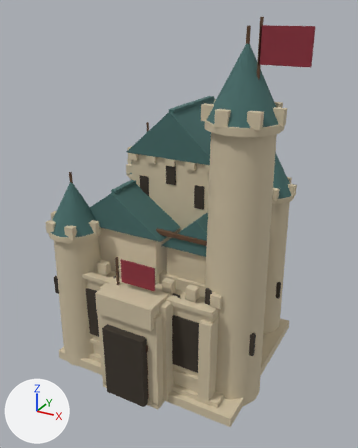
The glTF model assets/settlement3d/runtime/buildings/civic_castle.gltf as it was, and as the next commit left it.
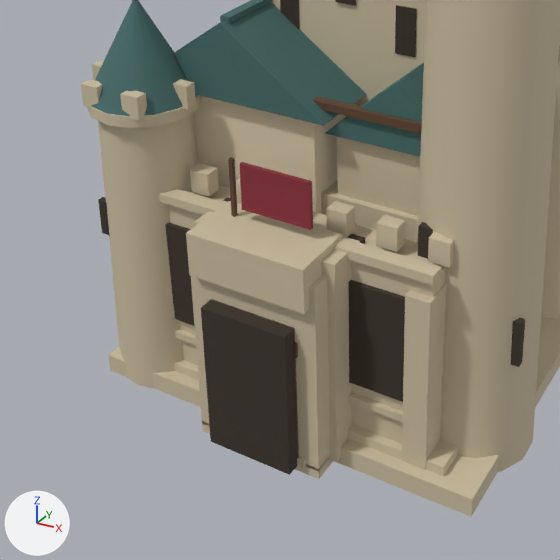
Each version is shown whole from a 50 mm camera at (8.15, -14.89, 12.78) aimed at (0.31, -0.64, 5.65), then close up on the part from 2% to 76% of the width and 41% to 100% of the height. Every picture has the same lights, and +X, +Y and +Z are marked at lower left. The last two pictures show the newer version. Where no turn or scale is listed for an object, it has been applied to the vertices. Vertices at exactly the same position are counted once.

Script lines for the objects in view, before the commit:
```python
me_mesh_12 = bpy.data.meshes.new('Mesh_12')
me_mesh_12.from_pydata(...)  # a box spanning x -0.61..0.61, y -0.14..0.14, z -0.98..0.98
me_mesh_12.materials.append(mat_material_1)  # brown #3a3228
me_mesh_13 = bpy.data.meshes.new('Mesh_13')
me_mesh_13.from_pydata(...)  # a box spanning x -0.61..0.61, y -0.14..0.14, z -0.98..0.98
me_mesh_13.materials.append(mat_material_1)  # brown #3a3228
me_mesh_18 = bpy.data.meshes.new('Mesh_18')
me_mesh_18.from_pydata(...)  # a box spanning x -0.035..0.035, y -0.035..0.035, z -0.525..0.525
me_mesh_18.materials.append(mat_material_2)  # brown #5f442f
me_mesh_19 = bpy.data.meshes.new('Mesh_19')
me_mesh_19.from_pydata(...)  # a box spanning x -0.64..0.64, y -0.035..0.035, z -0.41..0.41
me_mesh_19.materials.append(mat_material_3)  # red #8b2e3a
me_mesh_31 = bpy.data.meshes.new('Mesh_31')
me_mesh_31.from_pydata([(0.0, -1.92, 0.69), (0.0, 1.92, 0.69), (-1.92, -1.92, -0.69), (1.92, 1.92, -0.69), (1.92, -1.92, -0.69), (-1.92, 1.92, -0.69)], [], [(2, 4, 0), (3, 5, 1), (4, 1, 0), (4, 3, 1), (5, 0, 1), (5, 2, 0), (5, 4, 2), (5, 3, 4)])
me_mesh_31.materials.append(mat_material_5)  # dark cyan #456b68
ob_civicfacade_recess_l = bpy.data.objects.new('CivicFacade_Recess_L', me_mesh_12)
ob_civicfacade_recess_l.location = (-1.95, -2.78, 2.45)
ob_civicfacade_recess_r = bpy.data.objects.new('CivicFacade_Recess_R', me_mesh_13)
ob_civicfacade_recess_r.location = (1.75, -2.78, 2.45)
ob_civicherald = bpy.data.objects.new('CivicHerald', me_mesh_19)
ob_civicherald.location = (0.12, -3.08, 4.72)
ob_civicherald_pole = bpy.data.objects.new('CivicHerald_Pole', me_mesh_18)
ob_civicherald_pole.location = (-0.72, -3.05, 4.62)
ob_civicroof_hall = bpy.data.objects.new('CivicRoof_Hall', me_mesh_31)
ob_civicroof_hall.location = (-1.5, -0.2, 6.28)
# also in view: 'CivicGate_Arch' at (0.0, -3.28, 3.72); 'CivicWindow_8' at (1.15, -0.68, 6.85); 'CivicGate' at (0.0, -2.78, 1.95); 'CivicString_Low' at (0.0, -2.82, 1.15); 'CivicPlinth_Base' at (0.0, -2.72, 0.28)
```
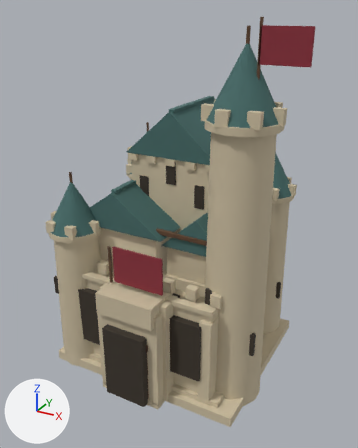
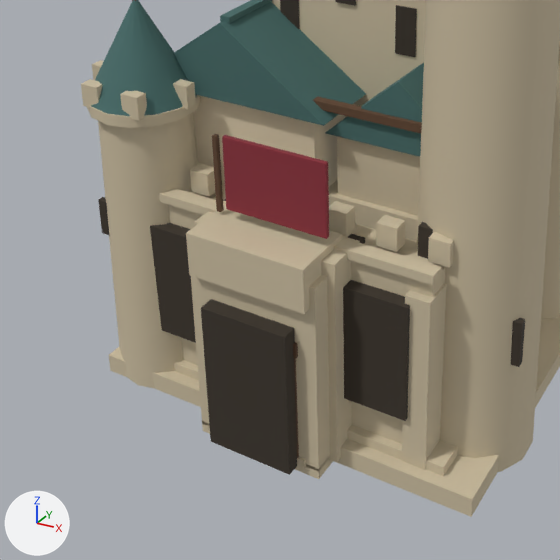
Where the change shows, as pixel boxes [x1, y1, x2, y2] in the close-ups (560 x 560 px):
'CivicFacade_Recess_R', moved, rescaled (17% wider, 15% taller): before [348, 280, 405, 402]; after [343, 280, 410, 421]
'CivicHerald', reshaped, moved (46% wider, 52% taller): before [240, 162, 313, 230]; after [222, 135, 329, 239]
'CivicFacade_Recess_L', moved, rescaled: before [165, 223, 194, 326]; after [150, 223, 196, 343]
'CivicHerald_Pole', moved: before [228, 157, 238, 217]; after [212, 134, 224, 212]

Patch to the scene script:
```diff
--- a/assets/settlement3d/runtime/buildings/civic_castle.gltf.py
+++ b/assets/settlement3d/runtime/buildings/civic_castle.gltf.py
@@ me_mesh_12 @@
 # used by ob_civicfacade_recess_l; location = (-1.95, -2.78, 2.45)
-me_mesh_12.from_pydata(...)  # 8 vertices, 12 faces; spans x -0.61..0.61, y -0.14..0.14, z -0.98..0.98
+me_mesh_12.from_pydata(...)  # 8 vertices, 12 faces; spans x -0.68..0.68, y -0.21..0.21, z -1.08..1.08
+# me_mesh_12 part 1: the whole mesh is scaled about its middle by (1.11, 1.5, 1.1)
 me_mesh_12.materials.append(mat_material_1)
@@ me_mesh_13 @@
 # used by ob_civicfacade_recess_r; location = (1.75, -2.78, 2.45)
-me_mesh_13.from_pydata(...)  # 8 vertices, 12 faces; spans x -0.61..0.61, y -0.14..0.14, z -0.98..0.98
+me_mesh_13.from_pydata(...)  # 8 vertices, 12 faces; spans x -0.68..0.68, y -0.21..0.21, z -1.08..1.08
+# me_mesh_13 part 2: the whole mesh is scaled about its middle by (1.11, 1.5, 1.1)
 me_mesh_13.materials.append(mat_material_1)
@@ me_mesh_19 @@
 # used by ob_civicherald; location = (0.12, -3.08, 4.72)
-me_mesh_19.from_pydata(...)  # 8 vertices, 12 faces; spans x -0.64..0.64, y -0.035..0.035, z -0.41..0.41
-me_mesh_19.vertices[0].co = (-0.64, -0.035, 0.41)  # pixel (239, 163)
-me_mesh_19.vertices[1].co = (0.64, 0.035, 0.41)  # pixel (312, 181)
-me_mesh_19.vertices[2].co = (0.64, -0.035, 0.41)  # pixel (309, 182)
-me_mesh_19.vertices[3].co = (-0.64, 0.035, 0.41)  # pixel (242, 161)
-me_mesh_19.vertices[4].co = (-0.64, -0.035, -0.41)  # pixel (241, 209)
-me_mesh_19.vertices[5].co = (0.64, 0.035, -0.41)  # pixel (313, 227)
-me_mesh_19.vertices[6].co = (0.64, -0.035, -0.41)  # pixel (310, 229)
-me_mesh_19.vertices[7].co = (-0.64, 0.035, -0.41)
+me_mesh_19.from_pydata(...)  # 8 vertices, 12 faces; spans x -0.925..0.925, y -0.04..0.04, z -0.64..0.64
+# me_mesh_19 part 3
+me_mesh_19.vertices[0].co = (-0.925, -0.04, 0.64)  # pixel (222, 136)
+me_mesh_19.vertices[1].co = (0.925, 0.04, 0.64)  # pixel (328, 161)
+me_mesh_19.vertices[2].co = (0.925, -0.04, 0.64)  # pixel (325, 163)
+me_mesh_19.vertices[3].co = (-0.925, 0.04, 0.64)  # pixel (225, 134)
+me_mesh_19.vertices[4].co = (-0.925, -0.04, -0.64)  # pixel (226, 209)
+me_mesh_19.vertices[5].co = (0.925, 0.04, -0.64)  # pixel (329, 236)
+me_mesh_19.vertices[6].co = (0.925, -0.04, -0.64)  # pixel (326, 238)
+me_mesh_19.vertices[7].co = (-0.925, 0.04, -0.64)
 me_mesh_19.materials.append(mat_material_3)
@@ ob_civicfacade_recess_l @@
 ob_civicfacade_recess_l = bpy.data.objects.new('CivicFacade_Recess_L', me_mesh_12)
-ob_civicfacade_recess_l.location = (-1.95, -2.78, 2.45)
+ob_civicfacade_recess_l.location = (-1.95, -2.88, 2.35)
@@ ob_civicfacade_recess_r @@
 ob_civicfacade_recess_r = bpy.data.objects.new('CivicFacade_Recess_R', me_mesh_13)
-ob_civicfacade_recess_r.location = (1.75, -2.78, 2.45)
+ob_civicfacade_recess_r.location = (1.75, -2.88, 2.35)
@@ ob_civicherald_pole @@
 ob_civicherald_pole = bpy.data.objects.new('CivicHerald_Pole', me_mesh_18)
-ob_civicherald_pole.location = (-0.72, -3.05, 4.62)
+ob_civicherald_pole.location = (-0.95, -3.12, 4.85)
@@ ob_civicherald @@
 ob_civicherald = bpy.data.objects.new('CivicHerald', me_mesh_19)
-ob_civicherald.location = (0.12, -3.08, 4.72)
+ob_civicherald.location = (0.18, -3.18, 4.95)
```
